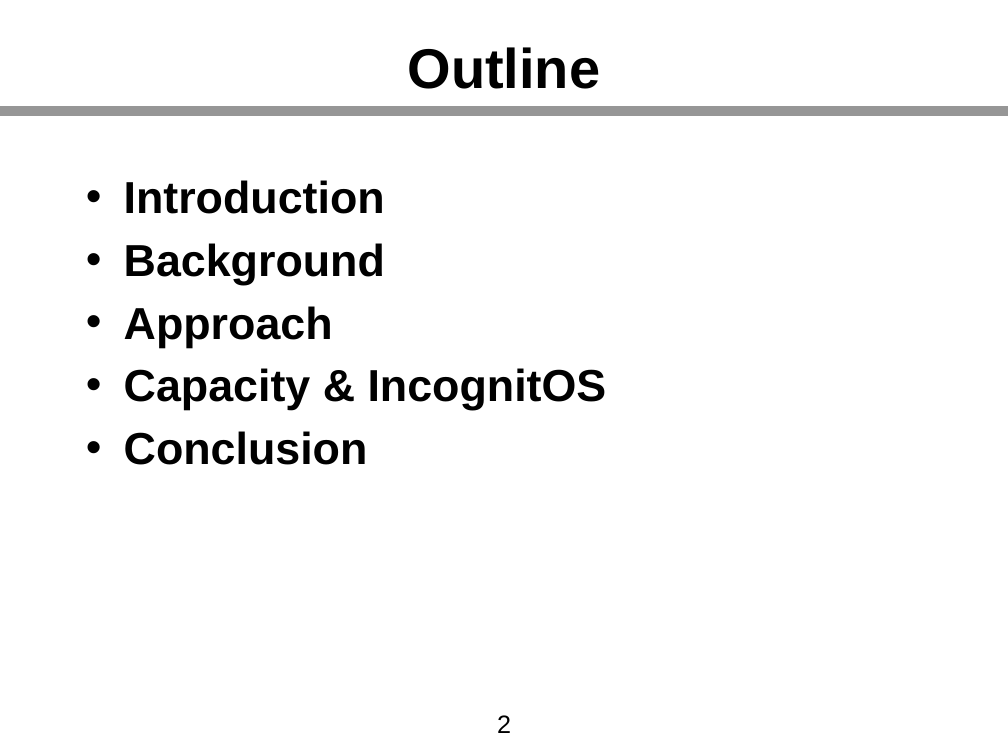
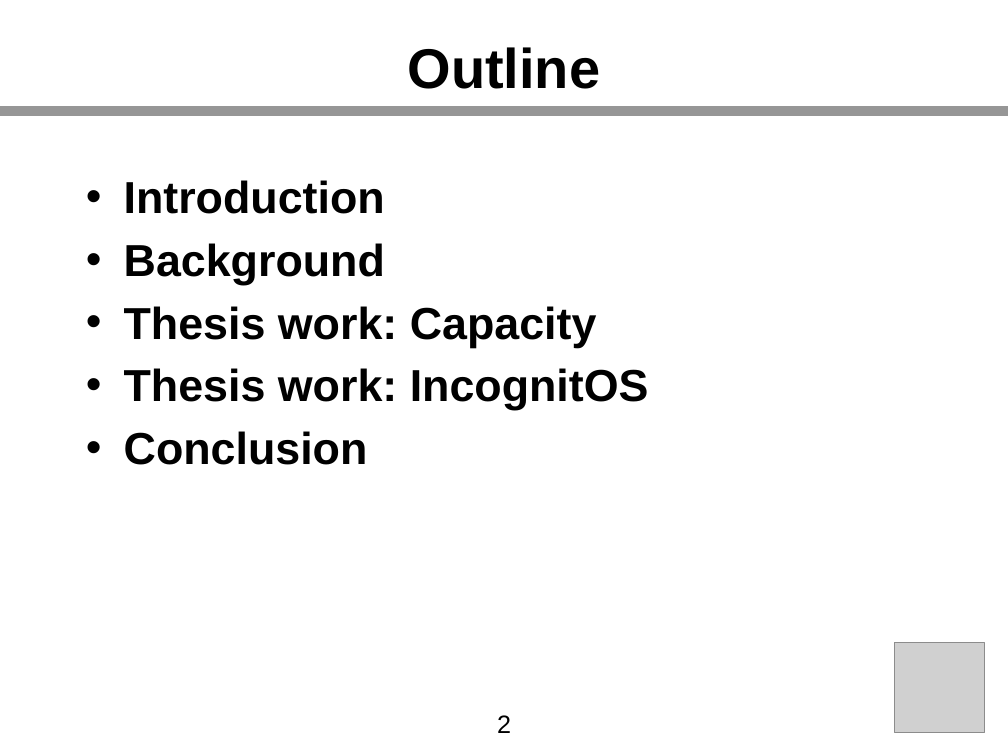
Before and after one commit to kha-dinh/kha-dinh.github.io, a slide deck: slide 2 of assets/pdf/thesis_slides.pptx. Drawn at 1008x756 pixels with LibreOffice and Linux fonts; fonts in the diff are those of the drawing; grey boxes stand for pictures. Boxes give left, top, right and bottom in pixels: in the first picture for what was removed or moved away, otherwise in the second. Text is boxed around its words. In the diff, an @@ line names an element or a change of style, - is before the commit and + after.

```diff
--- a/assets/pdf/thesis_slides.pptx
+++ b/assets/pdf/thesis_slides.pptx
@@ text at (124, 306, 649, 410): text changed @@
-• Approach
-• Capacity & IncognitOS
+• Thesis work: Capacity
+• Thesis work: IncognitOS
@@ picture added at (895, 643, 985, 733) @@
```
Also in this commit, not shown: 19 other slides changed, 66 slides added, 18 slides removed, 1 other file.
